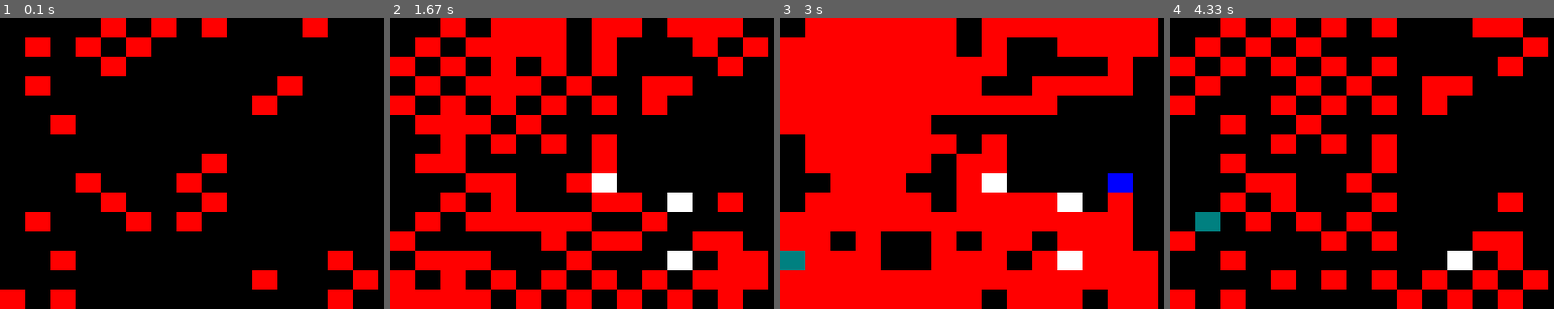
Above: before the commit, frames 1-4 (left to right).
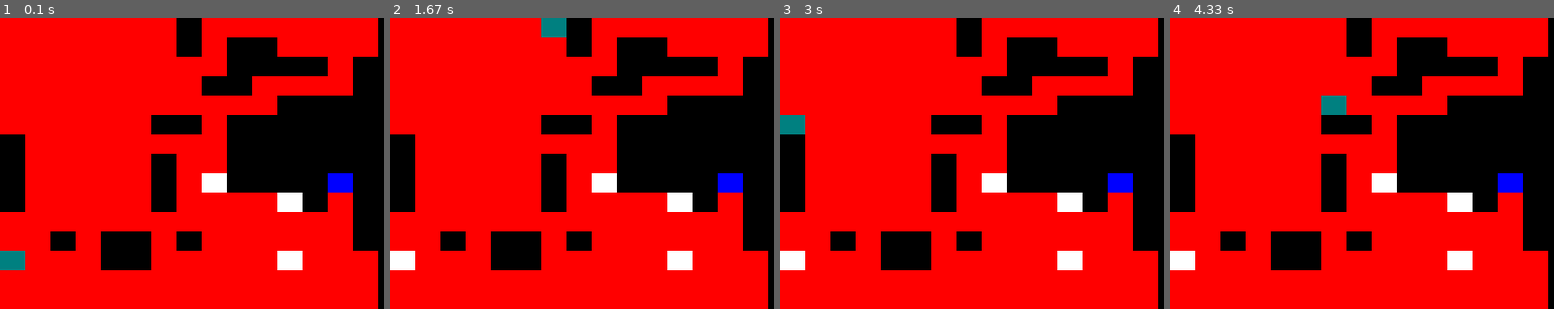
Above: after the commit, the same moments.

Repository: Anthony-185/P3-KOZAK-ANTOINE
Game: pygame game, started from main.py
The game is run twice, just before and just after one commit, with the same random seed, the same clock (stepped at 60 frames per second) and the same inputs.
Inputs:
- Up to frame 1 (0.1 s): no input
- Up to frame 2 (1.67 s): hold Right 0.33-0.8 s; hold Up 0.83-1.13 s; hold Right 1.17-1.63 s
- Up to frame 3 (3 s): hold Left 1.67-2.2 s; hold Down 2.23-2.53 s
- Up to frame 4 (4.33 s): hold Up 3-3.37 s; hold Right 3.4-4.03 s; hold Down from 4.07 s (still down)

The runs differ from the first frame. In frame 1, 61% of the frame differs, in the area x 0-99%, y 0-100%; in frame 2, 32%; in frame 3, 4.8%; in frame 4, 46%.

Commit message:
amazing work !!, launched in main, game working in tkinter and pygame at the same time !!!!

Diff:
--- a/grid_module.py
+++ b/grid_module.py
@@ -23,6 +23,7 @@
         new_pos = tuple(new_pos)
         if new_pos in Grid.path:
             Hero.pos = new_pos
+            C.console_print()
             if new_pos in Grid.object:
                 Hero.interact(new_pos)
     @staticmethod
--- a/main.py
+++ b/main.py
@@ -1,5 +1,6 @@
 from grid_module import *
 from pygame_module import *
+from tkinter_module import *
 # _____________________________________________________________________________
 # [X] MUST BE THE MAIN MODULE
 # [ ] run the game, with or wthout tkinter or pygame
@@ -11,11 +12,8 @@
 # _____________________________________________________________________________
 
 CONSOLE = True
-TKINTER = False
+TKINTER = True
 PYGAME = True
-if not TKINTER and not PYGAME: CONSOLE = True
-MODE = 'pygame' * PYGAME or 'tkinter' * TKINTER or 'console' * CONSOLE
-
 
 def V(func=None, i = [0], *args):
     i[0] += 1
@@ -27,10 +25,15 @@
 
 class Mode_pygame:
     def __init__(self):
-        self.game = Py_game_1()
+        self.game1 = Py_game_1()
+        self.game2 = Game()
 
     def run(self):
-        self.game.run(running = [2])
+        self.game1.run()
+        self.game2.funny_color()
+        self.game2.hero_move_in_canvas()
+        self.game2.tk.update_idletasks()
+        self.game2.tk.update()
 
 class Mode_console:
     def __init__(self):
@@ -79,4 +82,4 @@
 
     pygame1 = Mode_pygame()
     while 1:
-        pygame1.game.run()
+        pygame1.run()
--- a/pygame_module.py
+++ b/pygame_module.py
@@ -58,31 +58,22 @@
             if pos == Hero.pos: color = (0,128,128)
             if pos == Grid.dic['final_goal']: color = (0,0,255)
             self.draw(pos[0] - 1, pos[1] - 1, color)
-            pygame.display.flip()
-        print('screen update - ', end = '')
+        pygame.display.flip()
 
     def draw(self, x, y, color):
         ''' just draw a rectangle, take x, y, and color
             it's x - 1 and y - 1 already converted /!\ '''
         pygame.draw.rect(self.screen, color,(x * DX, y * DY, DX, DY))
-        print('*', end = '')
 
-    def run(self, running = [1]):
+    def run(self, old_key = [0]):
         ''' main function of the game,
             run everything in game '''
-        old_key = new_key = self.key_pressed()
-        i = 0
-        while running[0]:
-            new_key = self.key_pressed()
-            self.handleEvents()
-            if any(new_key) and not any(old_key):
-                self.update_screen()
-                C.console_print()
-                print('loop executed '+str(i))
-            i += 1
-            self.clock.tick(60)
-            old_key = new_key
-            if running[0] == 2 : running[0] = 0
+        new_key = self.key_pressed()
+        self.handleEvents()
+        # if any(new_key) and not any(old_key[0]) and new_key != old_key[0]:
+        self.update_screen()
+        self.clock.tick(60)
+        old_key[0] = new_key
 
 if __name__ == '__main__':
     print('- - in main - -')
@@ -95,4 +86,6 @@
     path.by_path_generator()
     Hero.pos = Grid.dic['start']
     print('GRID ENABLE = STARTING MAIN LOOP')
-    Py_game_1().run()
+    game = Py_game_1()
+    while 1:
+        game.run()
--- a/tkinter_module.py
+++ b/tkinter_module.py
@@ -11,8 +11,6 @@
 # ___________________________________________________________________________ #
 class Game:
     def __init__(self):
-        Path().by_path_generator()
-        Hero.pos = Grid.dic['start']
         self.tk = tkinter.Tk()
         self.tk.geometry('958x404+0-100') # --------------------------> Window size
         self.tk.title("MacGyver's Game")
@@ -64,6 +62,8 @@
 print('-- every function defines --\n== starting main loop ==')
 # ___________________________________________________________________________ #
 if __name__ == '__main__':
+    Path().by_path_generator()
+    Hero.pos = Grid.dic['start']
     game = Game()
     while True:
         game.funny_color()
